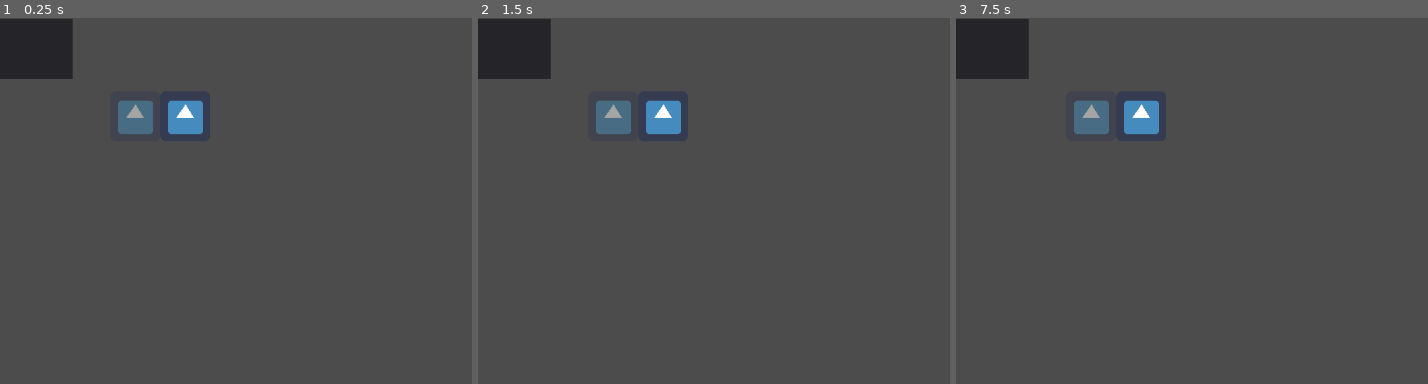
Above: before the commit, frames 1-3 (left to right).
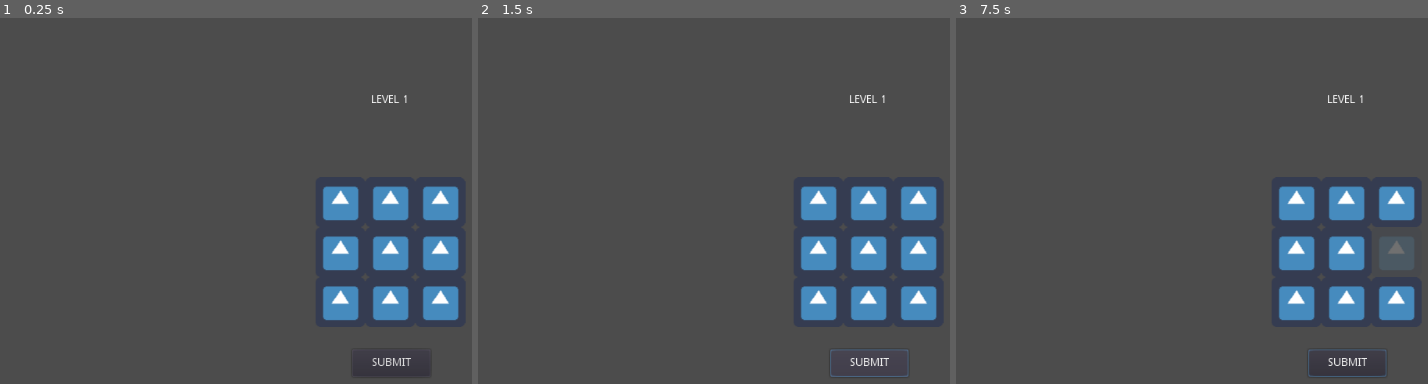
Above: after the commit, the same moments.

Repository: Jackyline/TDDD23-Computer-Game
Game: Godot game, scene res://Scene1.tscn
Two runs of this game, one before a commit and one after it. Both use one fixed random seed, a clock stepped at 60 frames per second and the inputs below. The engine's default icon, where the game draws it, is replaced by a stand-in: a white triangle on a blue panel in a dark square.
Inputs (mouse positions are in pixels of both pictures, inside the frame that each line leads up to):
- Up to frame 1 (0.25 s): no input
- Up to frame 2 (1.5 s): click (869, 362) at 0.5 s, where only the run after the commit has a clickable "SUBMIT"; click (869, 362) at 1.25 s, where only the run after the commit has a clickable "SUBMIT"
- Up to frame 3 (7.5 s): click (1347, 362) at 2 s, where only the run after the commit has a clickable "SUBMIT"; tap Enter at 2.75, 4.25, 5.75 s; move the mouse to (outside the picture) at 2.77 s; click (outside the picture) at 2.92 s; tap Space at 3.5, 5, 6.5 s; move the mouse to (1196, 274) at 3.52 s; click (1196, 274) at 3.67 s; move the mouse to (outside the picture) at 4.27 s; click (outside the picture) at 4.42 s; move the mouse to (1314, 347) at 5.02 s; click (1314, 347) at 5.17 s; move the mouse to (outside the picture) at 5.77 s; click (outside the picture) at 5.92 s; move the mouse to (1116, 182) at 6.52 s; click (1116, 182) at 6.67 s; move the mouse to (1394, 252) at 7.27 s; click (1394, 252) at 7.42 s

The runs differ from the first frame. In frame 1, 10% of the frame differs, in the area x 0-98%, y 0-98%; in frame 2, 11%, in the area x 0-98%, y 0-99%; in frame 3, 9.9%.

Commit message:
feat: add board with clickable tailes

Diff:
--- /dev/null
+++ b/Area2D.gd
@@ -0,0 +1,19 @@
+extends Area2D
+
+var sprites = []
+
+
+
+func _ready():
+	var thing = load("res://simplex.gd").new(100)
+	print(thing.get_val() , " is a value from simplex")
+
+	for sprite in self.get_children():
+			if sprite is Sprite:
+				sprites.append(sprite)
+
+func _submit():
+	print("calculating optimum")
+	for sprite in sprites:
+		if sprite.is_lifted:
+			print(sprite.row, sprite.column)
--- a/Panel.gd
+++ b/Button.gd
@@ -1,19 +1,18 @@
-extends Panel
+extends Button
 
 
 # Declare member variables here. Examples:
 # var a = 2
-# var b = "text"
 
-#func _input(event):
-	#print(event.as_text())
-	#$TestText.text = str(event.as_text())
+
 
 
 # Called when the node enters the scene tree for the first time.
-func _ready():
-	pass # Replace with function body.
+	#button.text = "Click me"
+	#button.connect("pressed", self, "_button_pressed")
+	#add_child(button)
 
 
 # Called every frame. 'delta' is the elapsed time since the previous frame.
 #func _process(delta):
+#	pass
--- a/Container.gd
+++ b/Container.gd
@@ -8,10 +8,11 @@
 
 # Called when the node enters the scene tree for the first time.
 func _ready():
-	var node = Sprite.new()
-	node.texture = load("res://icon.png")
-	add_child(node)
-	#pass # Replace with function body.
+	#var node = Sprite.new()
+	#node.texture = load("res://icon.png")
+	#add_child(node)
+	pass # Replace with function body.
+
 
 
 # Called every frame. 'delta' is the elapsed time since the previous frame.
--- a/Scene1.tscn
+++ b/Scene1.tscn
@@ -1,42 +1,141 @@
-[gd_scene load_steps=4 format=2]
+[gd_scene load_steps=8 format=2]
 
-[ext_resource path="res://Panel.gd" type="Script" id=1]
+[ext_resource path="res://Button.gd" type="Script" id=1]
 [ext_resource path="res://icon.png" type="Texture" id=2]
 [ext_resource path="res://Sprite.gd" type="Script" id=3]
+[ext_resource path="res://Area2D.gd" type="Script" id=4]
 
-[node name="Scene1" type="Node2D"]
+[sub_resource type="StyleBoxEmpty" id=3]
+
+[sub_resource type="GDScript" id=1]
+script/source = "extends Panel
+
+
+
+# Declare member variables here. Examples:
+# var a = 2
+# var b = \"text\"
+
+# Called when the node enters the scene tree for the first time.
+func _ready():
+	$TestText.text = str(get_tree().get_current_scene().get_name())
+
+
+
+# Called every frame. 'delta' is the elapsed time since the previous frame.
+#func _process(delta):
+
+
+"
+
+[sub_resource type="RectangleShape2D" id=2]
+extents = Vector2( 98.4561, 98.7871 )
+
+[node name="Level 1" type="Node2D"]
 
 [node name="Panel" type="Panel" parent="."]
-margin_top = 1.0
-margin_right = 93.0
-margin_bottom = 78.0
-script = ExtResource( 1 )
+margin_left = 404.0
+margin_top = 56.0
+margin_right = 595.0
+margin_bottom = 154.0
+custom_styles/panel = SubResource( 3 )
+script = SubResource( 1 )
 __meta__ = {
 "_edit_use_anchors_": false
 }
 
 [node name="TestText" type="Label" parent="Panel"]
-margin_right = 40.0
-margin_bottom = 14.0
+margin_right = 191.0
+margin_bottom = 98.0
+align = 1
+valign = 1
+uppercase = true
 __meta__ = {
 "_edit_use_anchors_": false
 }
 
-[node name="Container" type="Container" parent="."]
-margin_left = 140.894
-margin_top = 93.9557
-margin_right = 540.894
-margin_bottom = 493.955
-__meta__ = {
-"_edit_use_anchors_": false
-}
+[node name="Board" type="Area2D" parent="."]
+position = Vector2( 500, 300 )
+script = ExtResource( 4 )
 
-[node name="Sprite" type="Sprite" parent="Container"]
+[node name="CollisionShape2D" type="CollisionShape2D" parent="Board"]
+shape = SubResource( 2 )
+
+[node name="Sprite2" type="Sprite" parent="Board"]
+position = Vector2( -96.4332, -31.7408 )
+texture = ExtResource( 2 )
+centered = false
+script = ExtResource( 3 )
+row = 1
+
+[node name="Sprite3" type="Sprite" parent="Board"]
+position = Vector2( 31.5668, -95.7409 )
+texture = ExtResource( 2 )
+centered = false
+script = ExtResource( 3 )
+column = 2
+
+[node name="Sprite4" type="Sprite" parent="Board"]
+position = Vector2( 31.5668, -31.7409 )
+texture = ExtResource( 2 )
+centered = false
+script = ExtResource( 3 )
+row = 1
+column = 2
+
+[node name="Sprite5" type="Sprite" parent="Board"]
+position = Vector2( 31.5668, 32.2591 )
+texture = ExtResource( 2 )
+centered = false
+script = ExtResource( 3 )
+row = 2
+column = 2
+
+[node name="Sprite6" type="Sprite" parent="Board"]
+position = Vector2( -32.4332, -95.7408 )
+texture = ExtResource( 2 )
+centered = false
+script = ExtResource( 3 )
+column = 1
+
+[node name="Sprite7" type="Sprite" parent="Board"]
+position = Vector2( -32.4332, -31.7408 )
+texture = ExtResource( 2 )
+centered = false
+script = ExtResource( 3 )
+row = 1
+column = 1
+
+[node name="Sprite8" type="Sprite" parent="Board"]
+position = Vector2( -32.4332, 32.2591 )
+texture = ExtResource( 2 )
+centered = false
+script = ExtResource( 3 )
+row = 2
+column = 1
+
+[node name="Sprite9" type="Sprite" parent="Board"]
+position = Vector2( -96.4332, 32.2591 )
+texture = ExtResource( 2 )
+centered = false
+script = ExtResource( 3 )
+row = 2
+
+[node name="Sprite10" type="Sprite" parent="Board"]
+position = Vector2( -96.4332, -95.7408 )
 texture = ExtResource( 2 )
 centered = false
 script = ExtResource( 3 )
 
-[node name="Sprite2" type="Sprite" parent="Container"]
-position = Vector2( 64, 0 )
-texture = ExtResource( 2 )
-centered = false
+[node name="Button" type="Button" parent="."]
+margin_left = 451.0
+margin_top = 424.793
+margin_right = 551.0
+margin_bottom = 459.793
+text = "SUBMIT"
+script = ExtResource( 1 )
+__meta__ = {
+"_edit_use_anchors_": false,
+"_editor_description_": ""
+}
+[connection signal="pressed" from="Button" to="Board" method="_submit"]
--- a/Sprite.gd
+++ b/Sprite.gd
@@ -1,8 +1,7 @@
 extends Sprite
 export var is_lifted : bool
-
-
-
+export var row: int
+export var column : int
 
 func _input(event):
 
@@ -10,11 +9,19 @@
 
 	#OG code. It works but there are more then 2 ways to skin a cat.
 	if event is InputEventMouseButton and event.pressed and event.button_index == BUTTON_LEFT:
-		if get_rect().has_point(to_local(event.position)) and !is_lifted:
-			modulate.a = 1
+		"""
+		if is_lifted:
+			modulate.a = 0.5
 			is_lifted = !is_lifted
 		else:
 			modulate.a = 0.5
+			is_lifted = !is_lifted
+		"""
+		if get_rect().has_point(to_local(event.position)) and !is_lifted:
+			modulate.a = 0.2
+			is_lifted = !is_lifted
+		elif get_rect().has_point(to_local(event.position)) and is_lifted:
+			modulate.a = 1
 			is_lifted = !is_lifted
 
 
@@ -43,4 +50,4 @@
 
 func _ready():
 	is_lifted = false
-	modulate.a = 0.5
+	modulate.a = 1
--- /dev/null
+++ b/simplex.gd
@@ -0,0 +1,11 @@
+
+var _test
+
+func _init(var1):
+	self._test = var1
+
+func set_val(arg):
+	self._test = arg
+
+func get_val():
+	return _test
